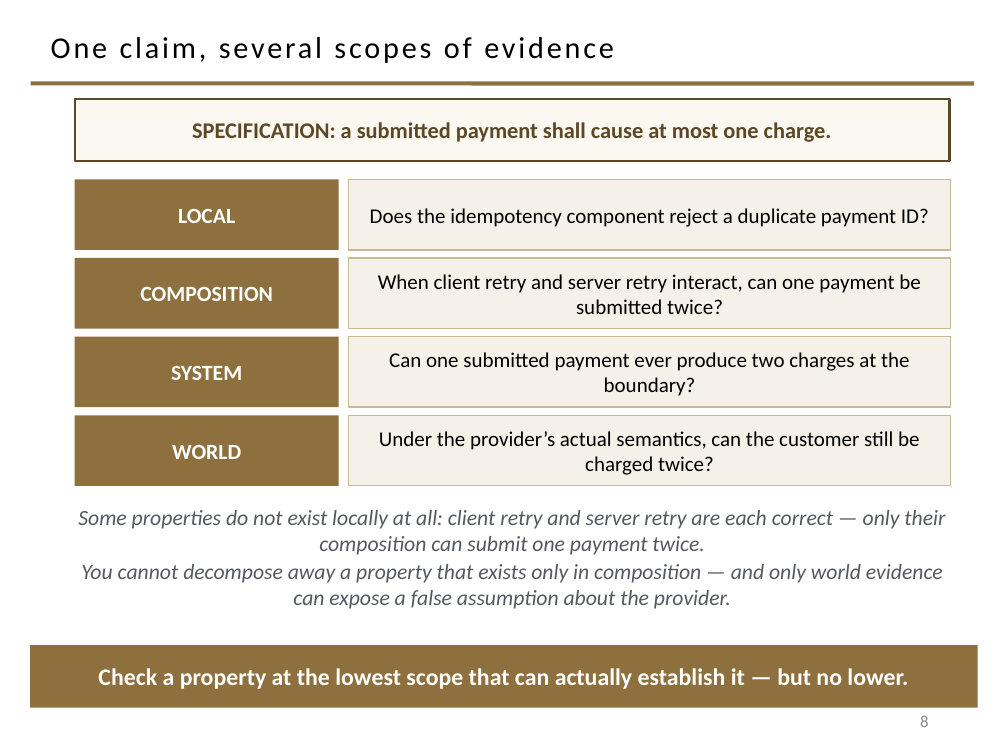
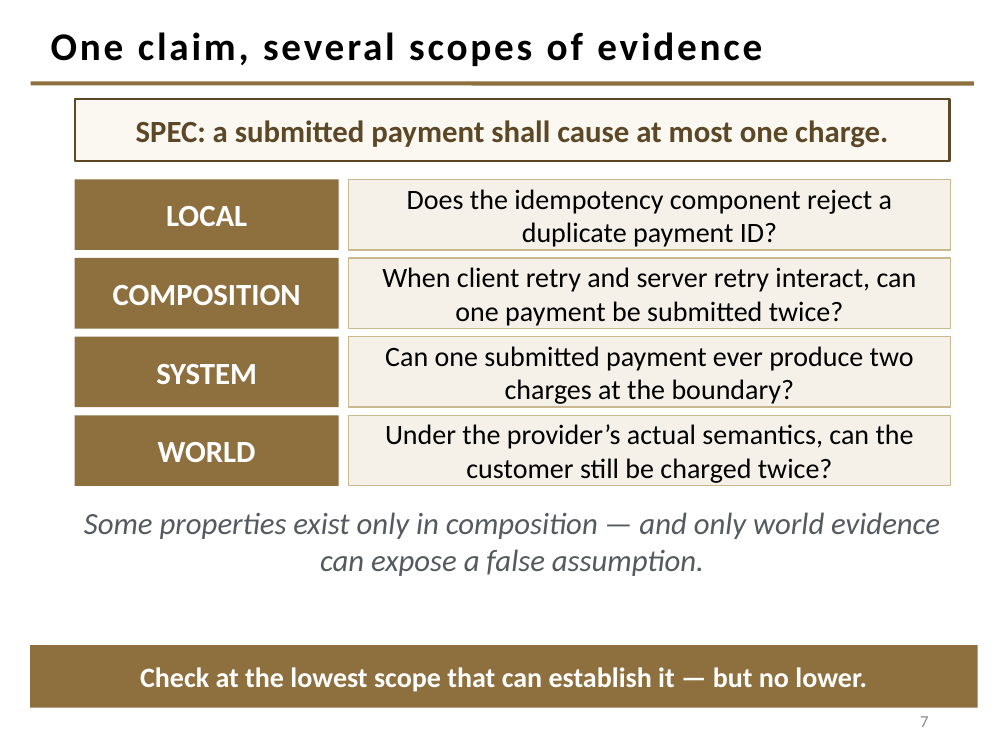
Before and after one commit to davisjam/model-based-agentic-software-engineering, a slide deck: slide 7 of course/lectures/act-1-foundations/08-validation/1-8-Validation.pptx (slide 8 before the commit). Drawn at 1008x756 pixels with LibreOffice and Linux fonts; fonts in the diff are those of the drawing; background and template pictures are left out. Boxes give left, top, right and bottom in pixels: in the first picture for what was removed or moved away, otherwise in the second. Text is boxed around its words. In the diff, an @@ line names an element or a change of style, - is before the commit and + after.

```diff
--- a/course/lectures/act-1-foundations/08-validation/1-8-Validation.pptx
+++ b/course/lectures/act-1-foundations/08-validation/1-8-Validation.pptx
@@ title "One claim, several scopes of ..." at (51, 32, 762, 66): size 21.6 to 28 pt, bold on @@
@@ text in rectangle at (136, 120, 888, 148): text changed; size 16 to 22 pt @@
-SPECIFICATION: a submitted payment shall cause at most one charge.
+SPEC: a submitted payment shall cause at most one charge.
@@ size 15.5 to 22 pt in 4 elements at (75, 179, 339, 250), (75, 258, 339, 329), (75, 337, 339, 407), (75, 415, 339, 486) @@
@@ size 15 to 20 pt in 4 elements at (349, 179, 951, 250), (349, 258, 951, 329), (349, 337, 951, 407), (349, 415, 951, 486) @@
@@ text at (84, 512, 940, 576): text changed; size 15.5 to 22 pt @@
-Some properties do not exist locally at all: client retry and server retry are each correct — only their composition can submit one payment twice.
-You cannot decompose away a property that exists only in composition — and only world evidence can expose a false assumption about the provider.
+Some properties exist only in composition — and only world evidence can expose a false assumption.
@@ text in rectangle at (140, 667, 867, 692): text changed; size 17 to 20 pt @@
-Check a property at the lowest scope that can actually establish it — but no lower.
+Check at the lowest scope that can establish it — but no lower.
@@ page number at (920, 716, 928, 727): text changed @@
-8
+7
```
Also in this commit, not shown: 26 other slides changed, 1 slide added, 1 slide removed.
